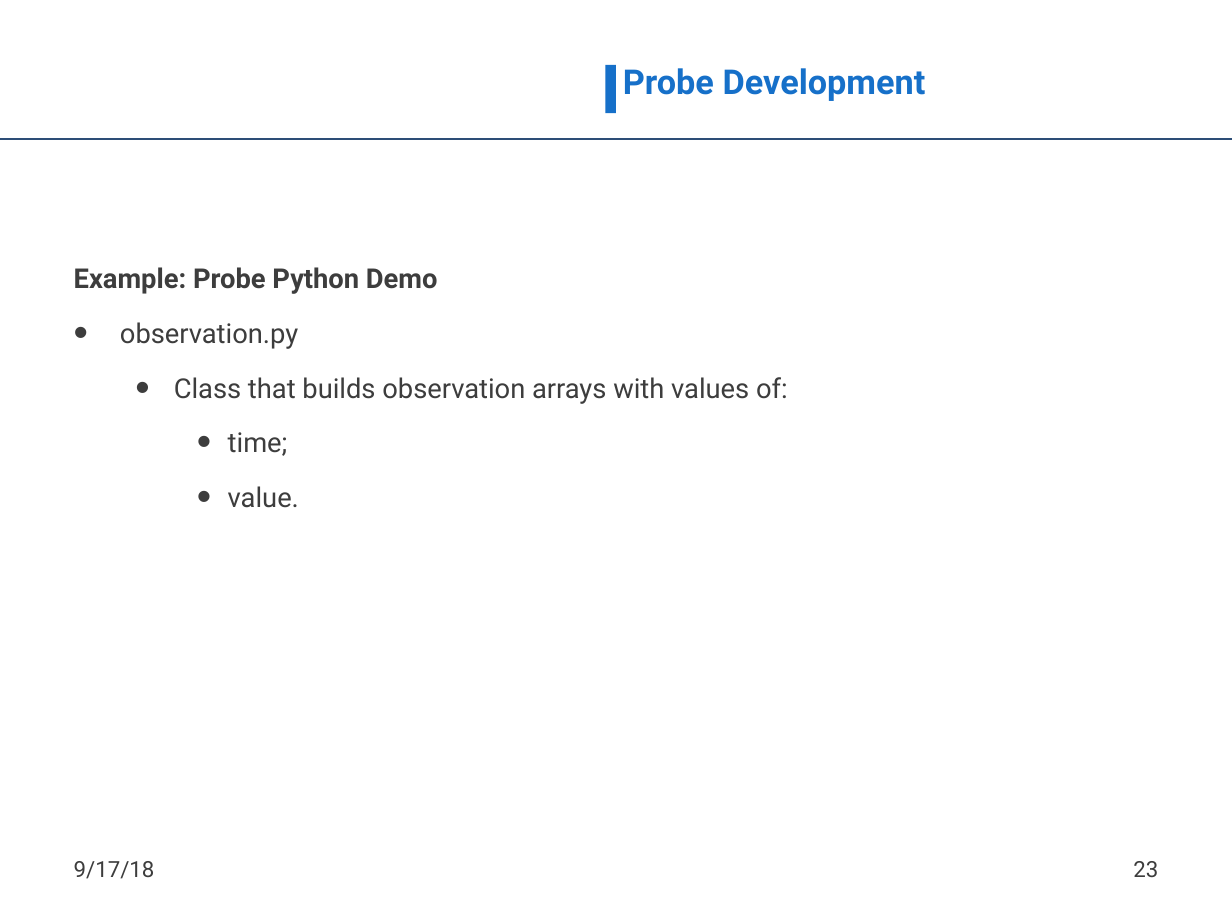
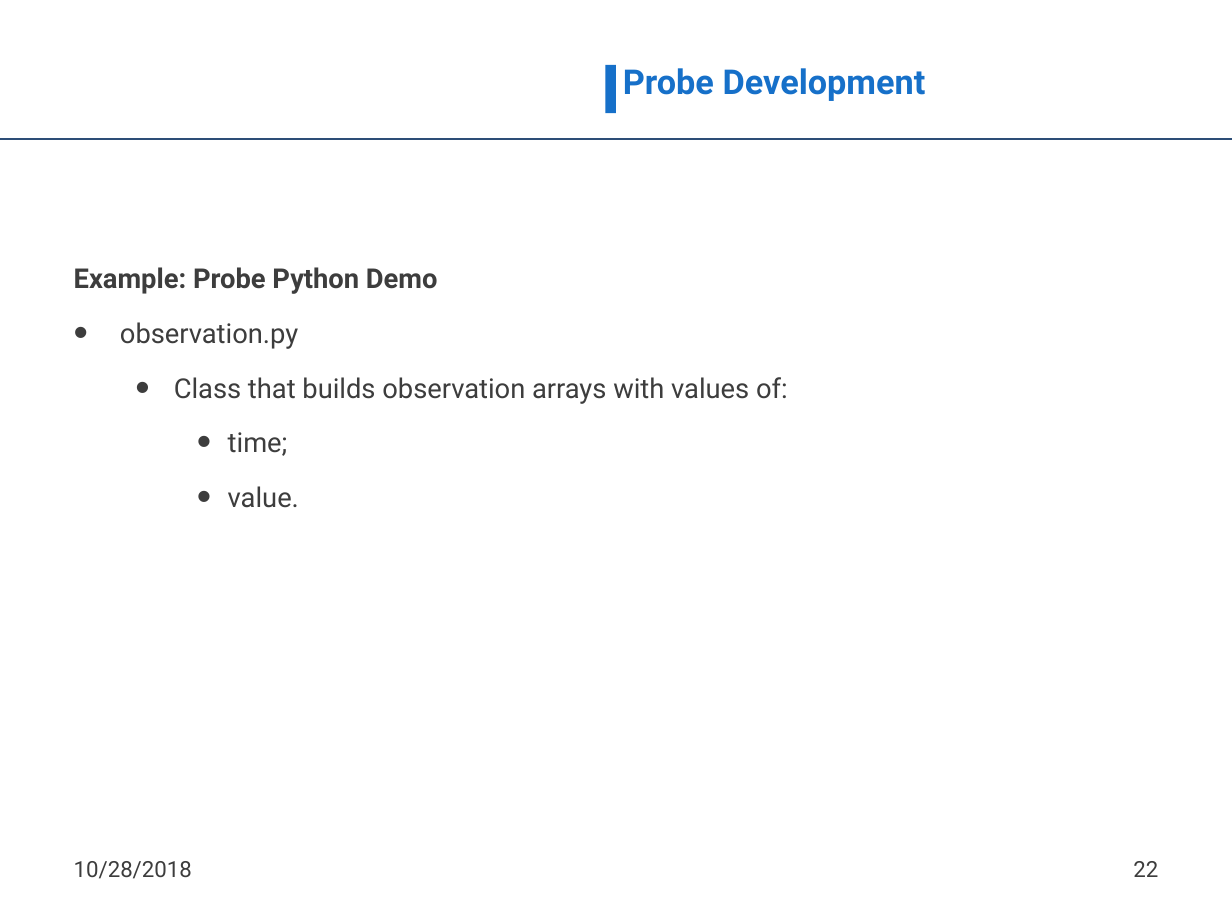
Before and after one commit to nmsa/tma-framework, a slide deck: slide 22 of documents/ATMOSPHERE_TMA_Framework_usage.pptx (slide 23 before the commit). Drawn at 1232x924 pixels with LibreOffice and Linux fonts; fonts in the diff are those of the drawing; background and template pictures are left out. Boxes give left, top, right and bottom in pixels: in the first picture for what was removed or moved away, otherwise in the second. Text is boxed around its words. In the diff, an @@ line names an element or a change of style, - is before the commit and + after.

```diff
--- a/documents/ATMOSPHERE_TMA_Framework_usage.pptx
+++ b/documents/ATMOSPHERE_TMA_Framework_usage.pptx
@@ text at box(74, 861, 192, 879): text changed @@
-9/17/18
+10/28/2018
@@ page number at box(1133, 861, 1158, 877): text changed @@
-23
+22
```
Also in this commit, not shown: 31 other slides changed, 1 slide removed.
